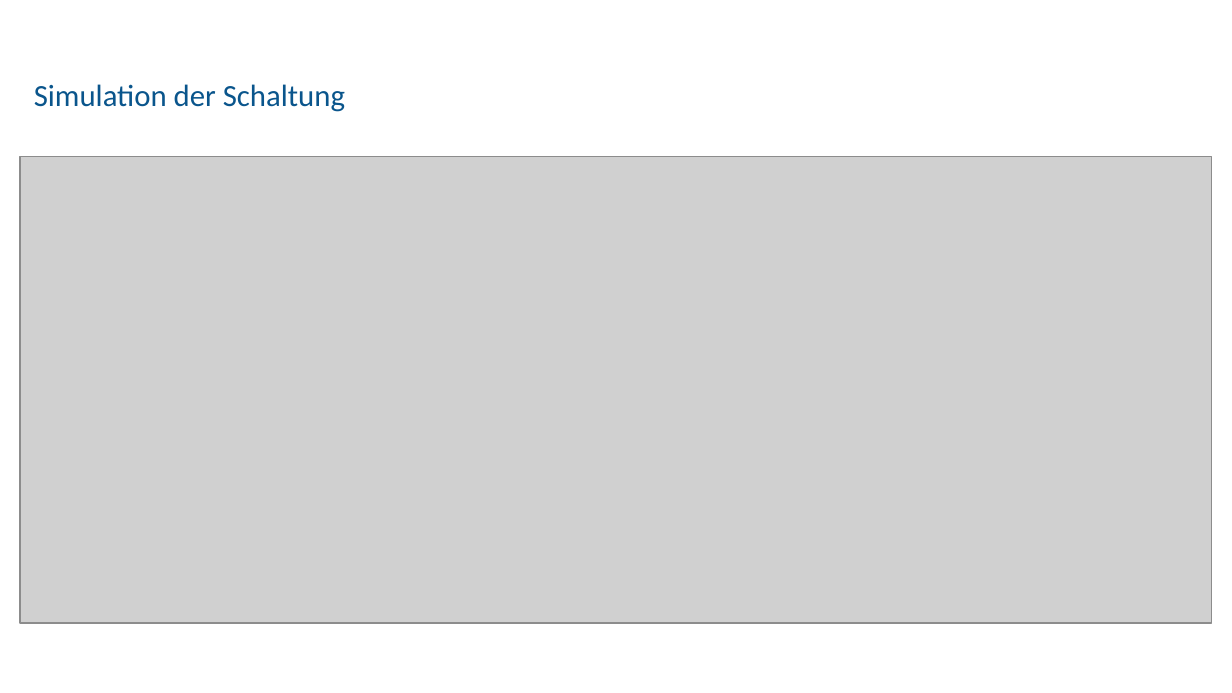
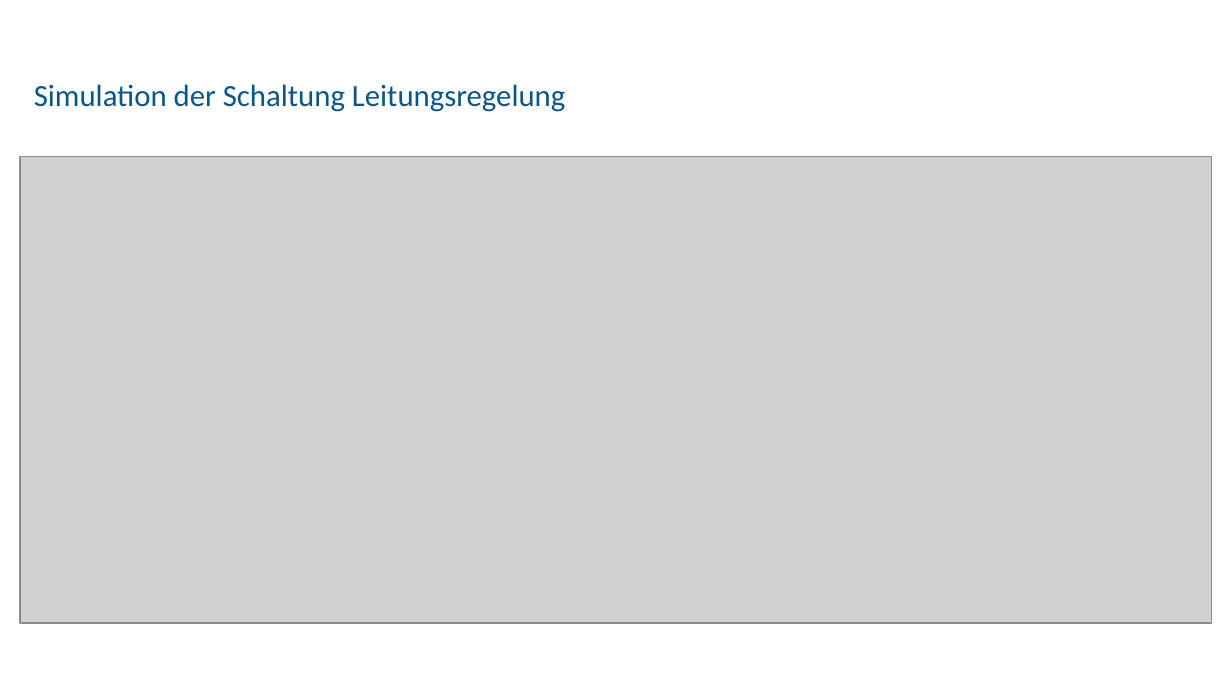
Before and after one commit to mimeiners/ASLK_PRO, a slide deck: slide 7 of docs/img/Experiment_11/Präsentation_ANS_LDO.pptx (slide 6 before the commit). Drawn at 1232x693 pixels with LibreOffice and Linux fonts; fonts in the diff are those of the drawing; grey boxes stand for pictures; background and template pictures are left out. Boxes give left, top, right and bottom in pixels: in the first picture for what was removed or moved away, otherwise in the second. Text is boxed around its words. In the diff, an @@ line names an element or a change of style, - is before the commit and + after.

```diff
--- a/docs/img/Experiment_11/Präsentation_ANS_LDO.pptx
+++ b/docs/img/Experiment_11/Präsentation_ANS_LDO.pptx
@@ title at (x1=34, y1=84, x2=565, y2=112): text changed @@
-Simulation der Schaltung
+Simulation der Schaltung Leitungsregelung
```
Also in this commit, not shown: 7 other slides changed, 3 slides added, 2 slides removed, 5 other files.
